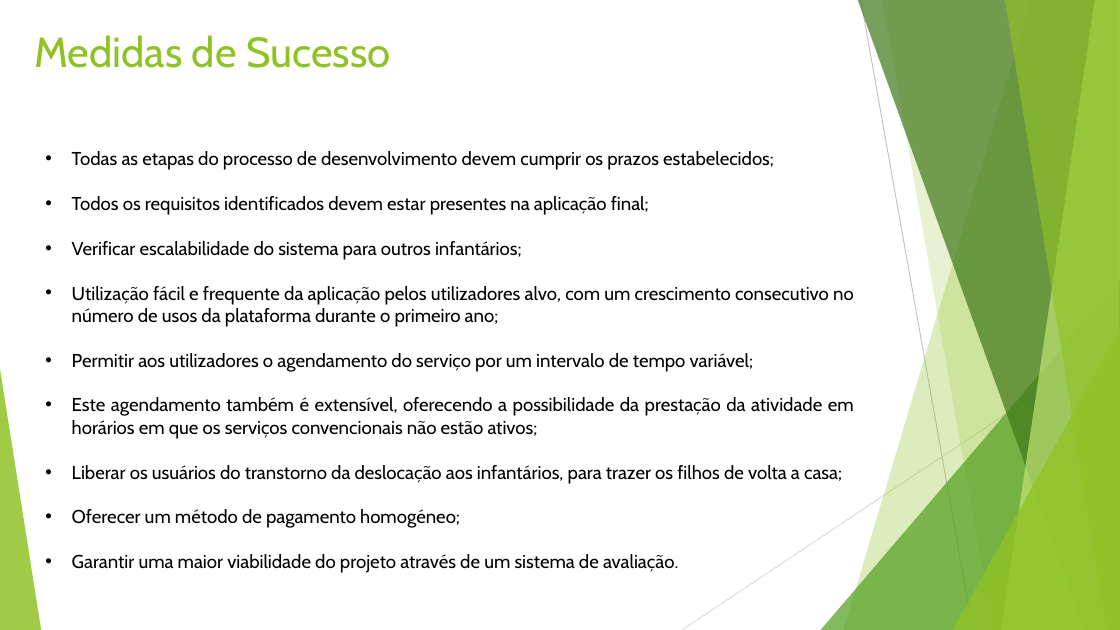
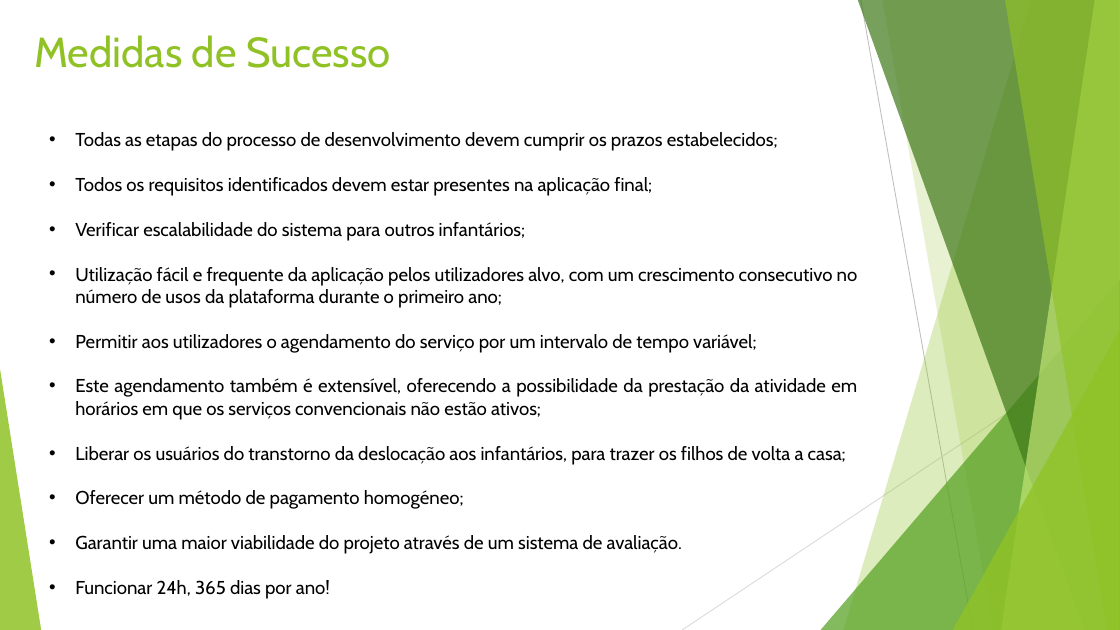
Before and after one commit to vitorjrc/babysitting-system, a slide deck: slide 9 of relatorio/LI4.pptx. Drawn at 1120x630 pixels with LibreOffice and Linux fonts; fonts in the diff are those of the drawing. Boxes give left, top, right and bottom in pixels: in the first picture for what was removed or moved away, otherwise in the second. Text is boxed around its words. In the diff, an @@ line names an element or a change of style, - is before the commit and + after.

```diff
--- a/relatorio/LI4.pptx
+++ b/relatorio/LI4.pptx
@@ text "Todas as etapas do processo ...": place and size @@
-text "Todas as etapas do processo ..." at bbox=[72, 151, 854, 573]
+text "Todas as etapas do processo ..." at bbox=[75, 132, 858, 599]
@@ text at bbox=[75, 580, 330, 599]: paragraph added @@
+• Funcionar 24h, 365 dias por ano!
```
Also in this commit, not shown: 7 other slides changed.
